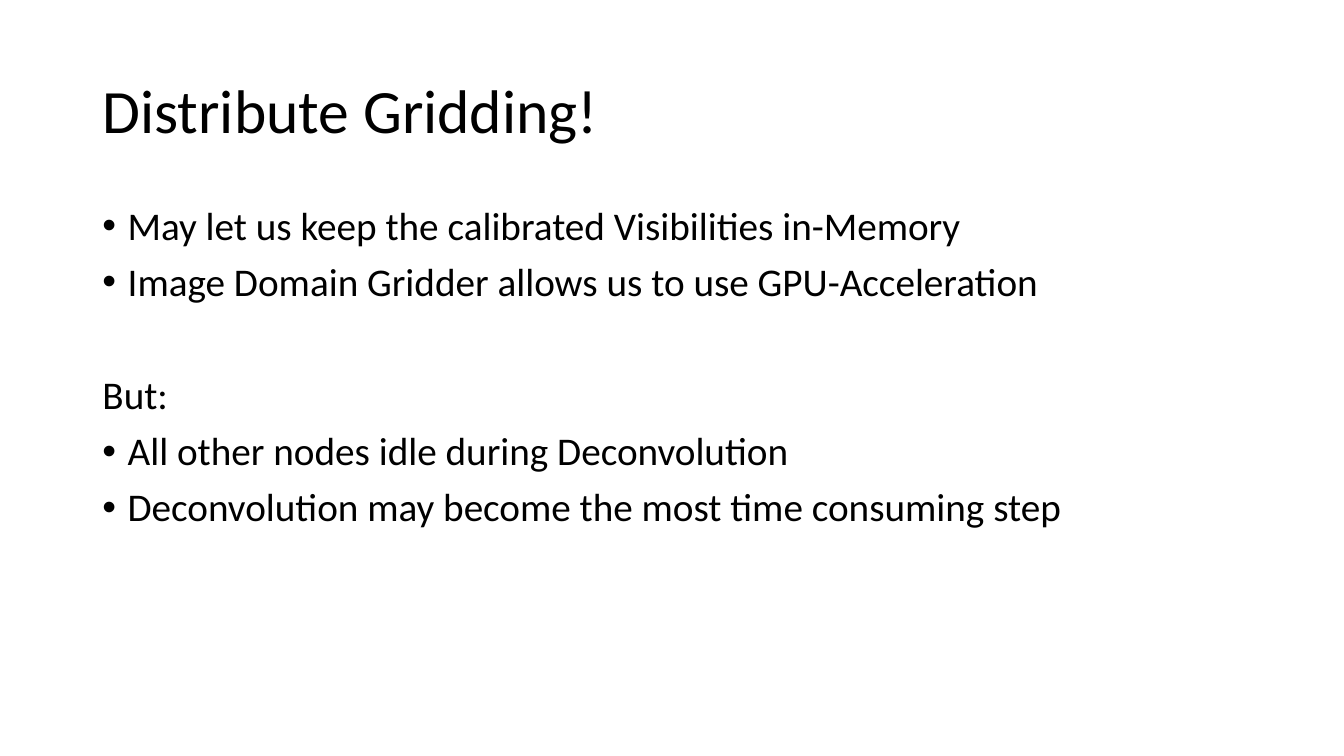
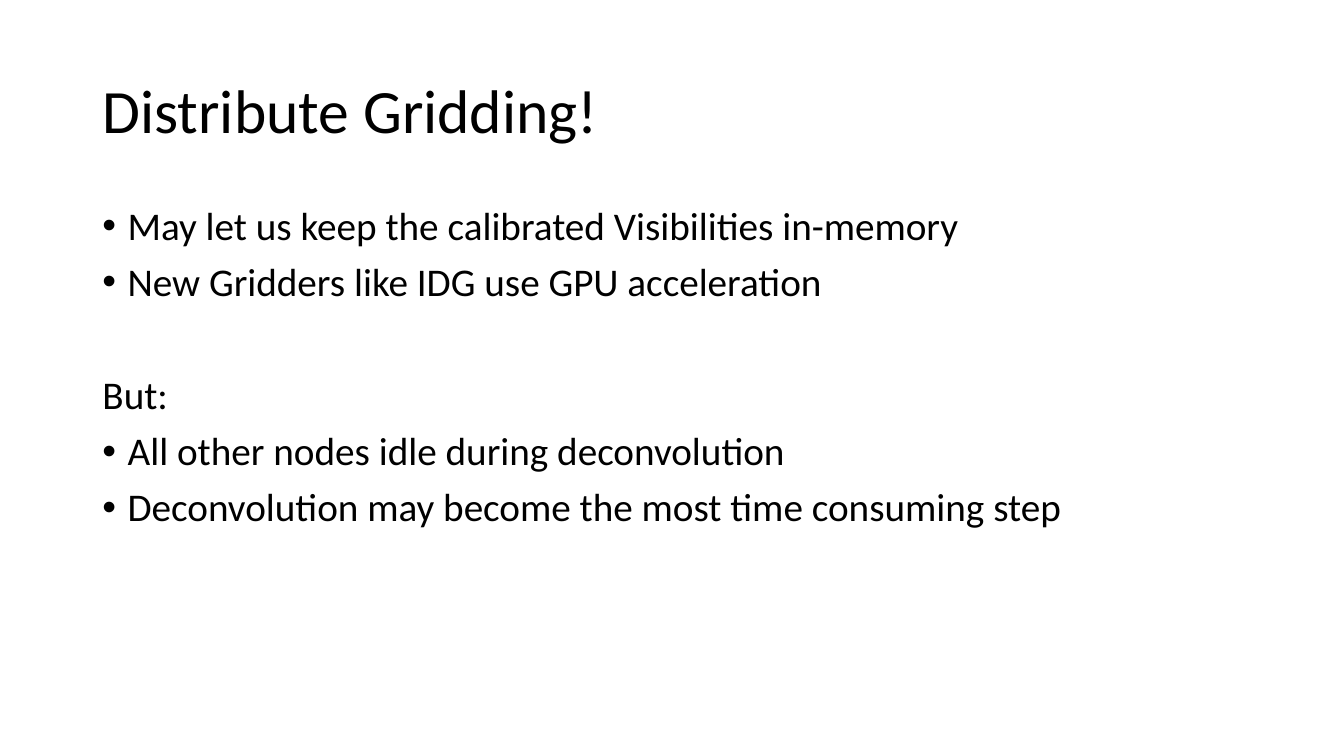
Before and after one commit to lord-blueberry/p9-doc, a slide deck: slide 13 of SKA-Days/Towards Distributed Image Reconstruction.pptx. Drawn at 1344x756 pixels with LibreOffice and Linux fonts; fonts in the diff are those of the drawing. Boxes give left, top, right and bottom in pixels: in the first picture for what was removed or moved away, otherwise in the second. Text is boxed around its words. In the diff, an @@ line names an element or a change of style, - is before the commit and + after.

```diff
--- a/SKA-Days/Towards Distributed Image Reconstruction.pptx
+++ b/SKA-Days/Towards Distributed Image Reconstruction.pptx
@@ text at <box>128,212,958,297</box>: text changed @@
-• May let us keep the calibrated Visibilities in-Memory
-• Image Domain Gridder allows us to use GPU-Acceleration
+• May let us keep the calibrated Visibilities in-memory
+• New Gridders like IDG use GPU acceleration
@@ text at <box>128,437,784,472</box>: text changed @@
-• All other nodes idle during Deconvolution
+• All other nodes idle during deconvolution
```
Also in this commit, not shown: 9 other slides changed, 2 slides added, 3 slides removed, 1 other file.
